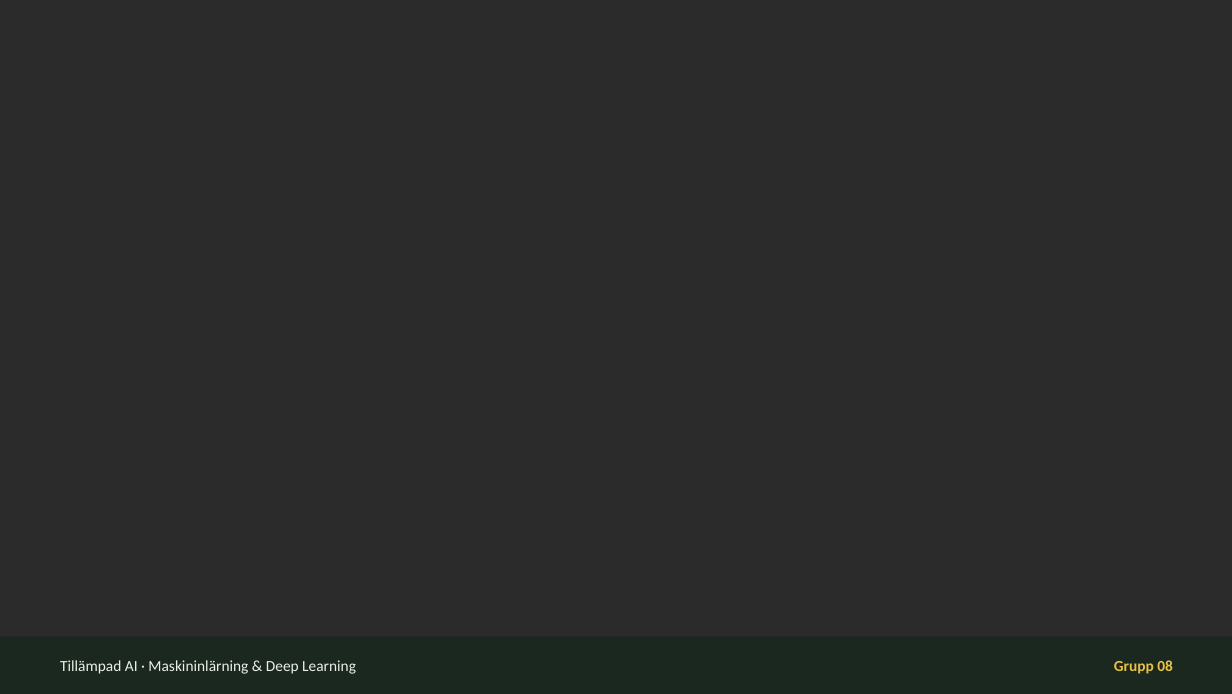
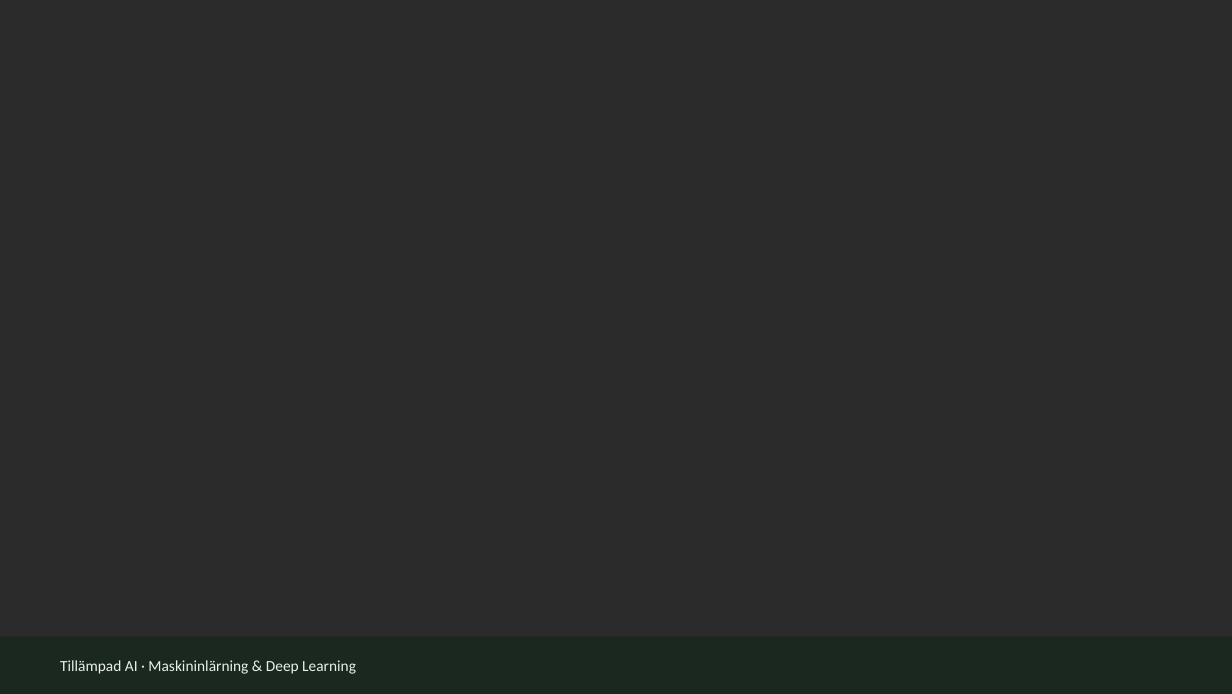
Before and after one commit to VWiman/fasan, a slide deck: slide 1 of FASAN_presentation.pptx. Drawn at 1232x694 pixels with LibreOffice and Linux fonts; fonts in the diff are those of the drawing; background and template pictures are left out; a plain dark background stands for a picture behind light text. Boxes give left, top, right and bottom in pixels: in the first picture for what was removed or moved away, otherwise in the second. Text is boxed around its words. In the diff, an @@ line names an element or a change of style, - is before the commit and + after.

```diff
--- a/FASAN_presentation.pptx
+++ b/FASAN_presentation.pptx
@@ text removed at box(1114, 660, 1173, 674) @@
-Grupp 08
```
Also in this commit, not shown: 4 other slides changed, 2 slides added, 1 other file.
